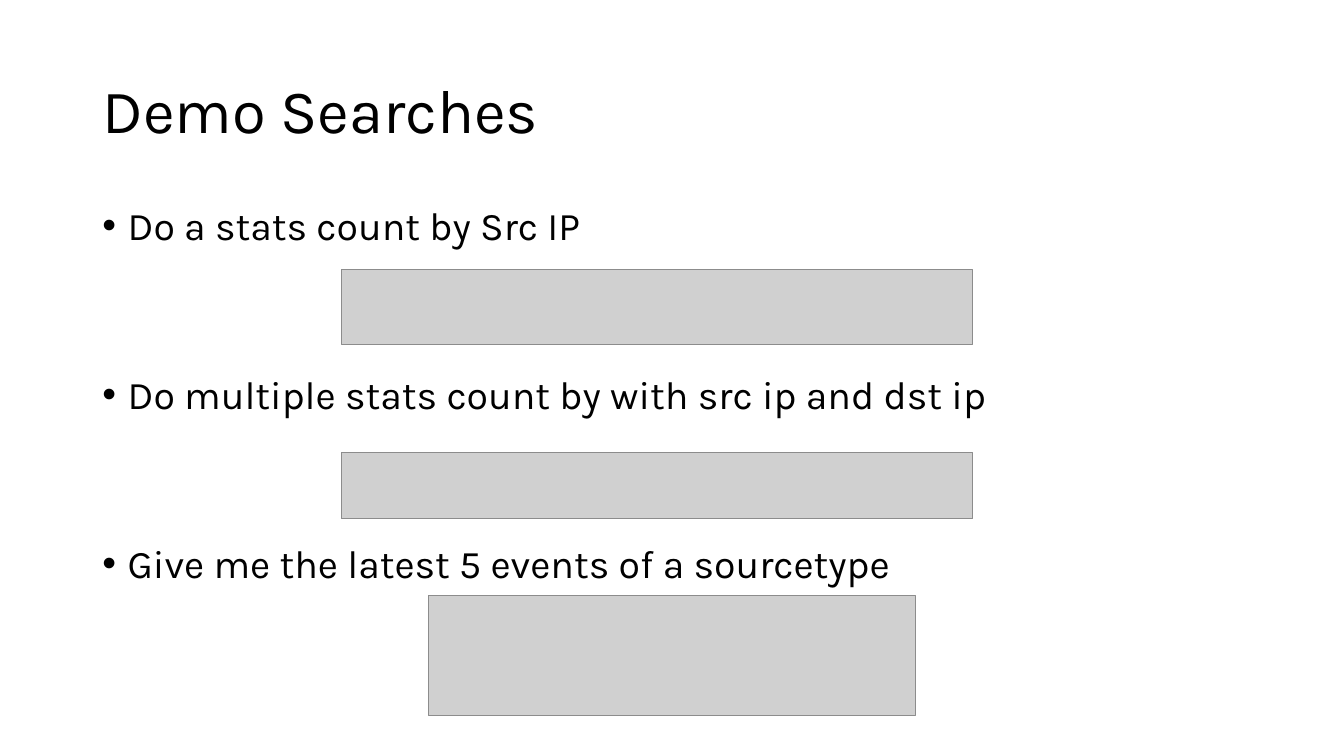
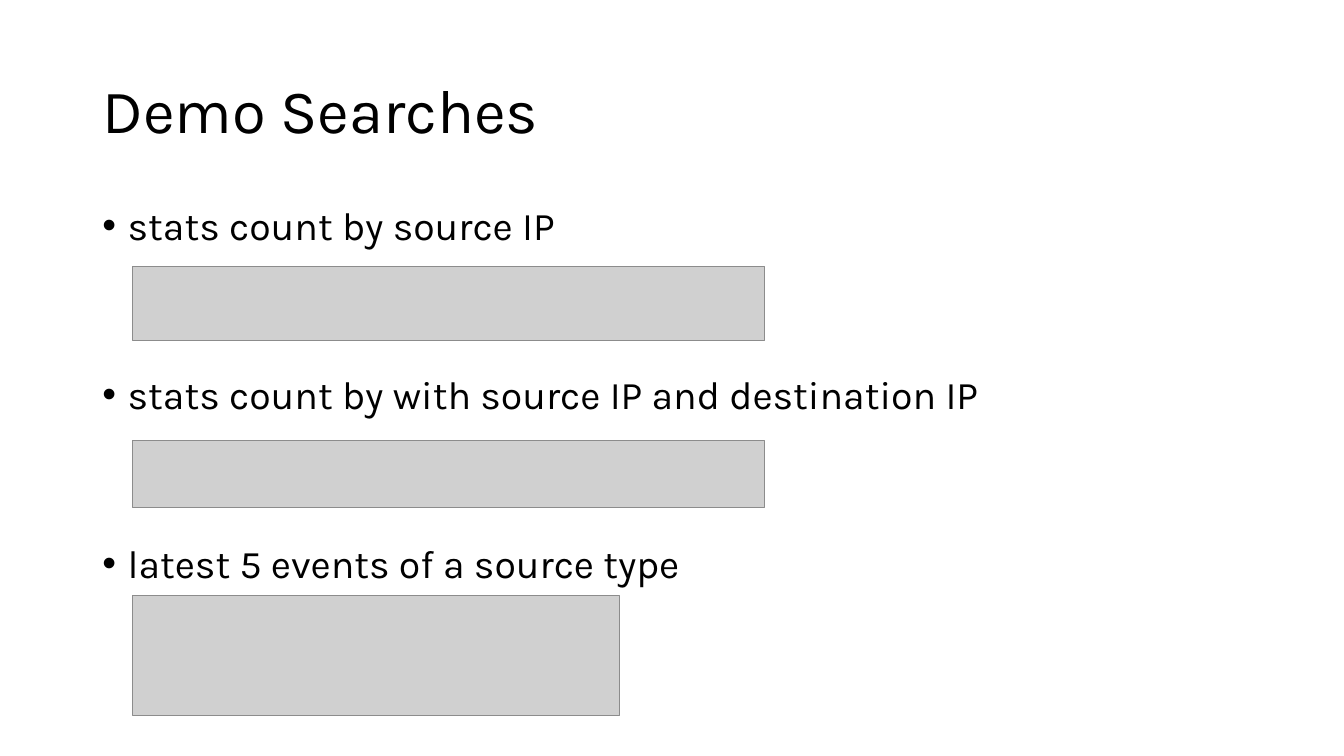
Before and after one commit to G1useppe/65sch00l, a slide deck: slide 6 of host/Splunk/Training Cell - Conversion course - Splunk.pptx. Drawn at 1344x756 pixels with LibreOffice and Linux fonts; fonts in the diff are those of the drawing; grey boxes stand for pictures. Boxes give left, top, right and bottom in pixels: in the first picture for what was removed or moved away, otherwise in the second. Text is boxed around its words. In the diff, an @@ line names an element or a change of style, - is before the commit and + after.

```diff
--- a/host/Splunk/Training Cell - Conversion course - Splunk.pptx
+++ b/host/Splunk/Training Cell - Conversion course - Splunk.pptx
@@ text at (128,213,979,588): text changed @@
-• Do a stats count by Src IP
-• Do multiple stats count by with src ip and dst ip
-• Give me the latest 5 events of a sourcetype
+• stats count by source IP
+• stats count by with source IP and destination IP
+• latest 5 events of a source type
@@ picture: place and size @@
-picture at (341,269,973,344)
+picture at (133,266,765,341)
@@ picture: place and size @@
-picture at (341,453,973,519)
+picture at (133,442,765,508)
@@ picture: place and size @@
-picture at (429,596,915,716)
+picture at (133,596,620,716)
```
Also in this commit, not shown: 8 other slides changed, 9 slides removed, 2 other files.
